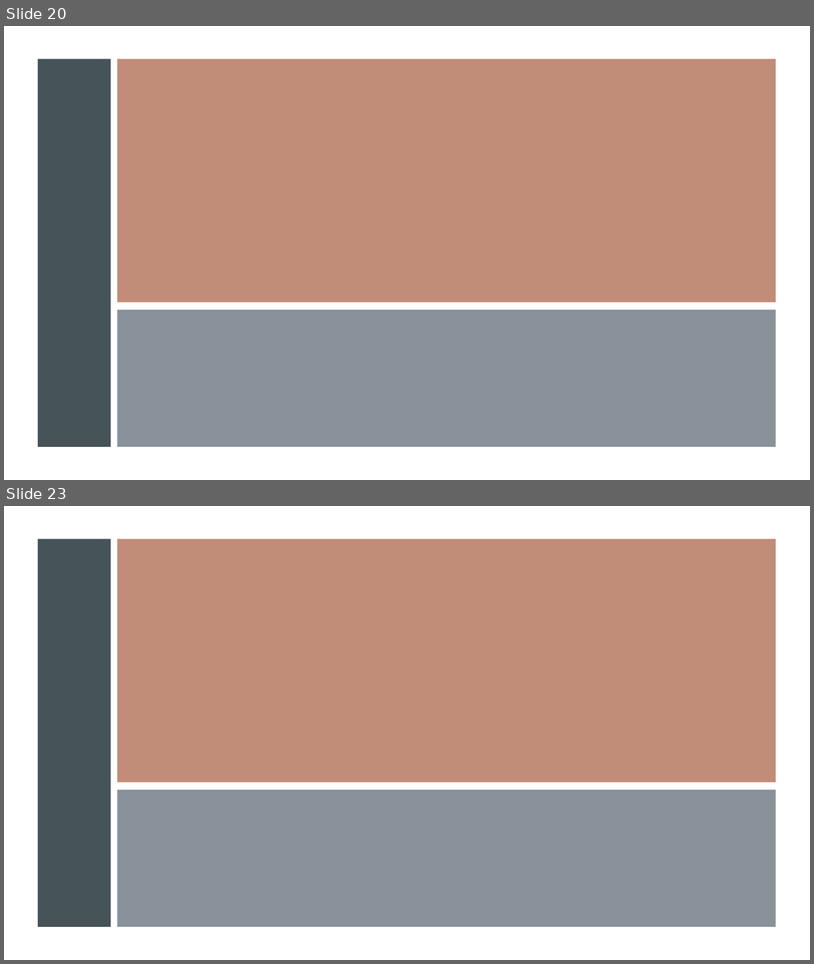
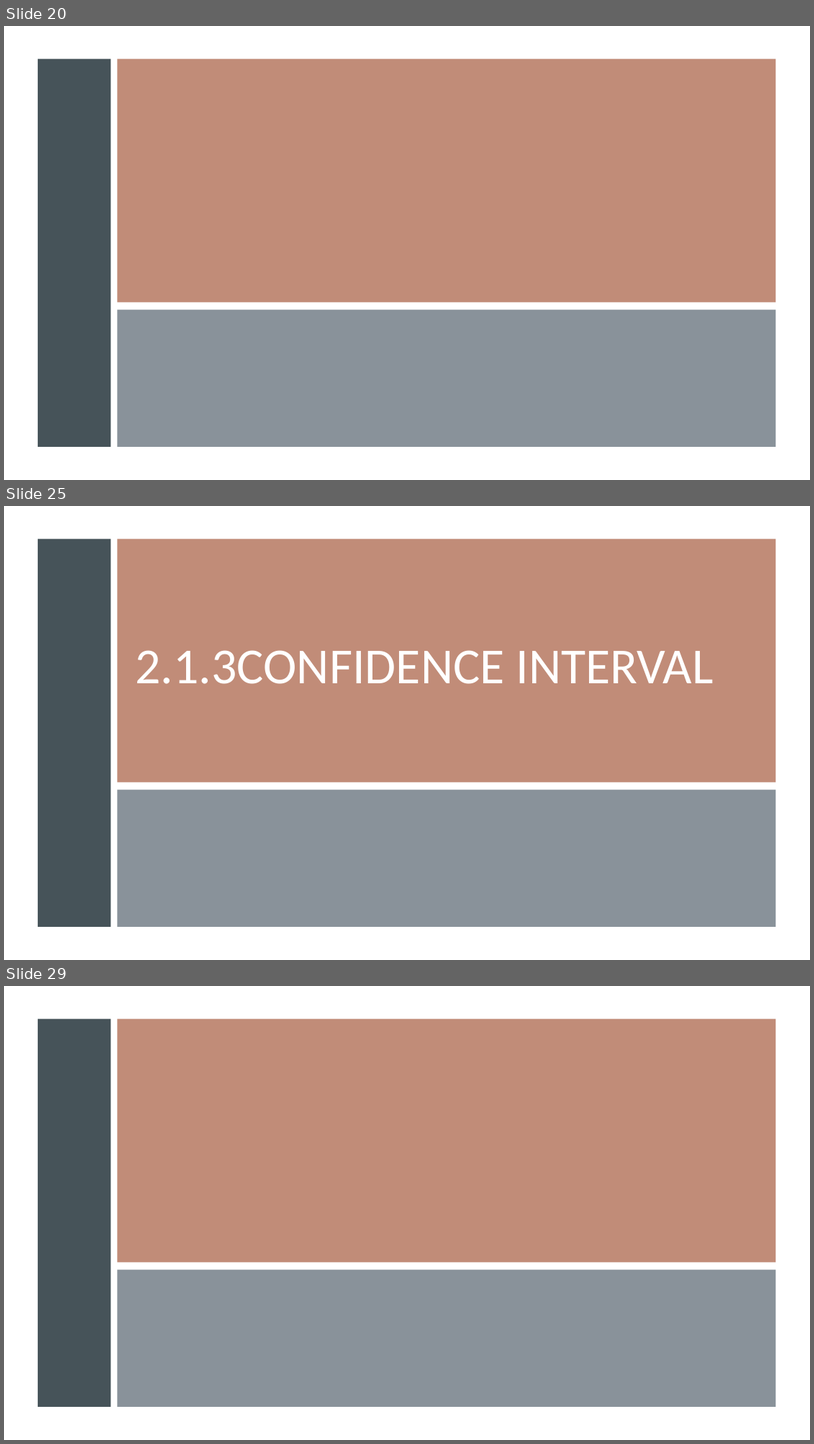
Before and after one commit to gisynw/geog-247, a slide deck: docs/Lectures/Week04/Week04_BivariateRegression.pptx. Shown one above the other, each under a label of ours: slides 20 and 23 before the commit, slides 20, 25 and 29 after it; the slides between them are not shown. The pictures are 814x964 and 814x1444 pixels, drawn with LibreOffice and Linux fonts; fonts in the diff are those of the drawing; grey boxes stand for pictures. Boxes give left, top, right and bottom in pixels: in the first picture for what was removed or moved away, otherwise in the second. Text is boxed around its words. In the diff, an @@ line names an element or a change of style, - is before the commit and + after.

```diff
--- a/docs/Lectures/Week04/Week04_BivariateRegression.pptx
+++ b/docs/Lectures/Week04/Week04_BivariateRegression.pptx
@@ slide 25 added at [4, 506, 810, 960], background #FFFFFF @@
@@ rectangle added at [4, 506, 810, 960], fill #FFFFFF @@
@@ rectangle added at [38, 538, 111, 926], fill #465359 @@
@@ rectangle added at [117, 538, 776, 782], fill #C18C78 @@
@@ title added at [135, 650, 713, 684], 60 pt, text #FFFFFF @@
+2.1.3CONFIDENCE INTERVAL
@@ rectangle added at [117, 790, 776, 927], fill #6C7781 at 80% opacity @@
@@ what was slide 23 is now slide 29 @@
```
Also in this commit, not shown: 1 slide changed, 6 other slides added, 1 slide removed, 1 other file.
